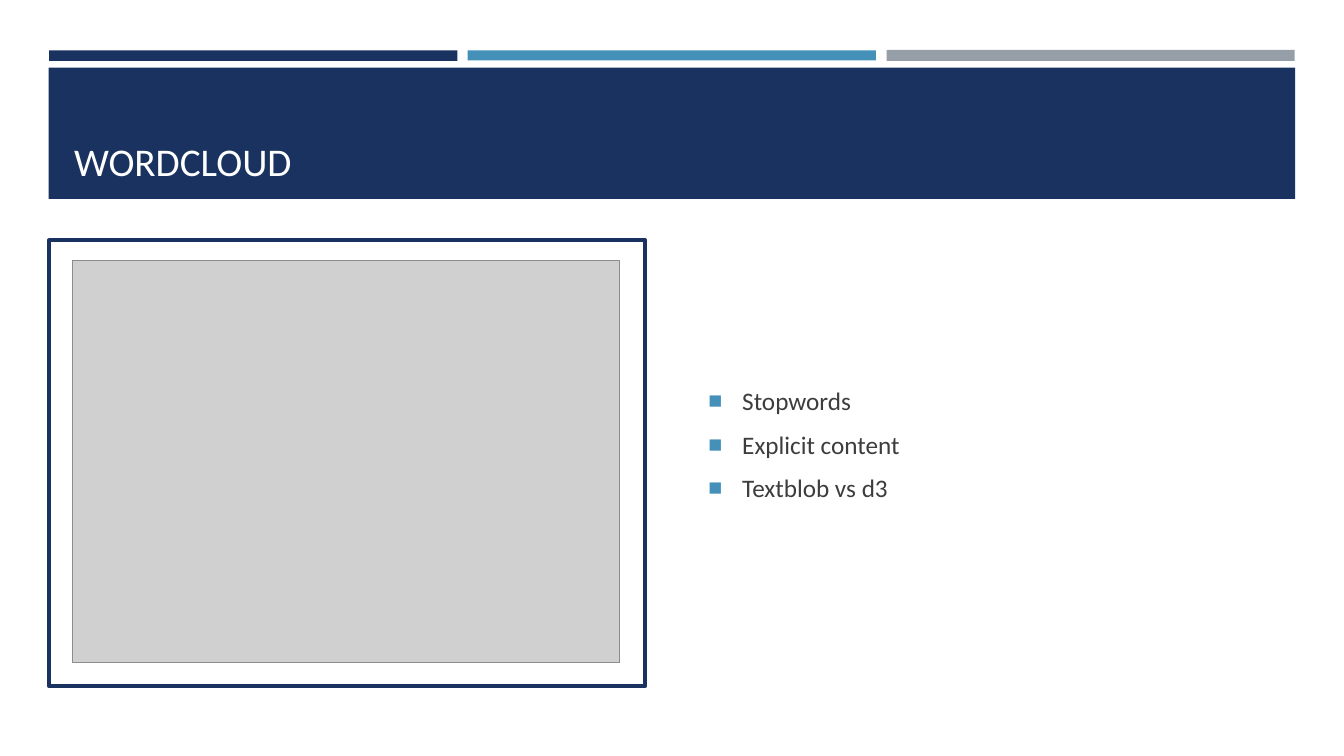
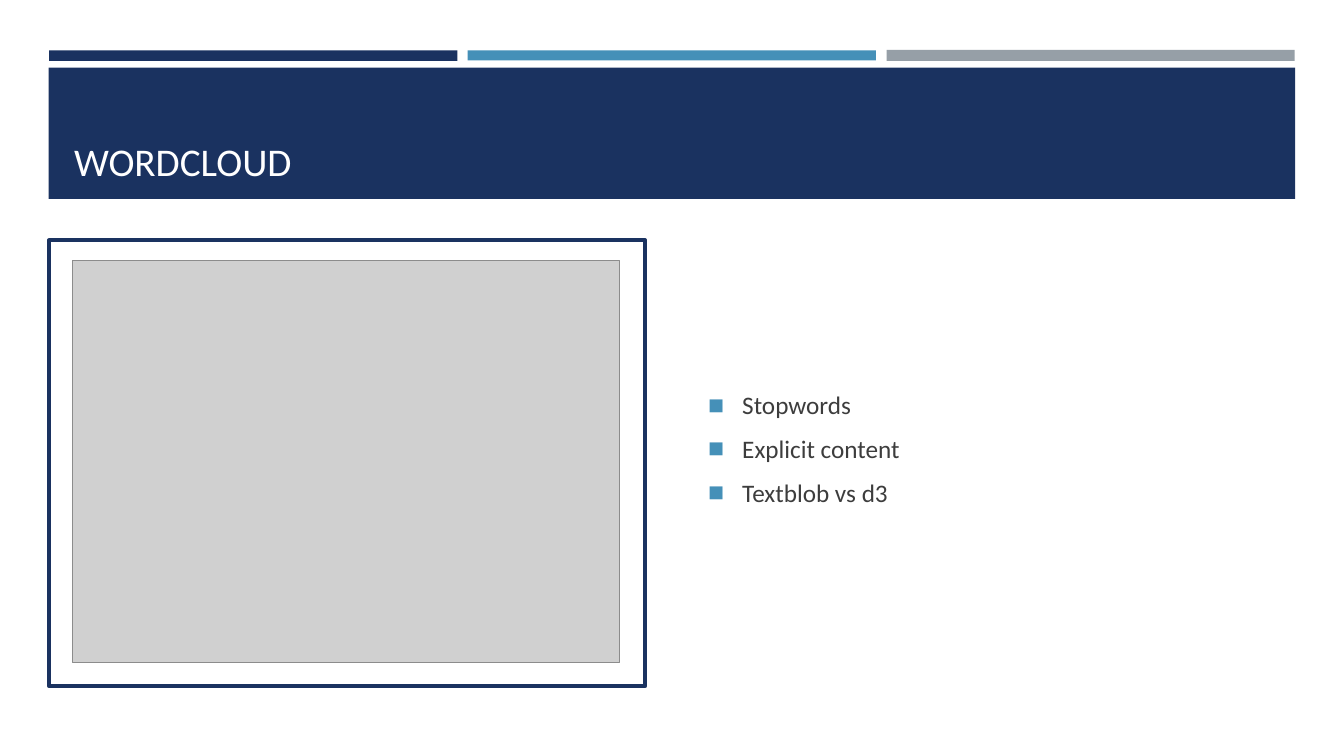
Before and after one commit to nvhabib91/song_analyzer, a slide deck: slide 2 of Song_Analysis.pptx. Drawn at 1344x756 pixels with LibreOffice and Linux fonts; fonts in the diff are those of the drawing; grey boxes stand for pictures. Boxes give left, top, right and bottom in pixels: in the first picture for what was removed or moved away, otherwise in the second. Text is boxed around its words. In the diff, an @@ line names an element or a change of style, - is before the commit and + after.

```diff
--- a/Song_Analysis.pptx
+++ b/Song_Analysis.pptx
@@ text "Stopwords" at <box>742,396,900,502</box>: bullet ■ to ◼; less space between paragraphs @@
```
Also in this commit, not shown: 4 other slides changed, 1 slide added.
